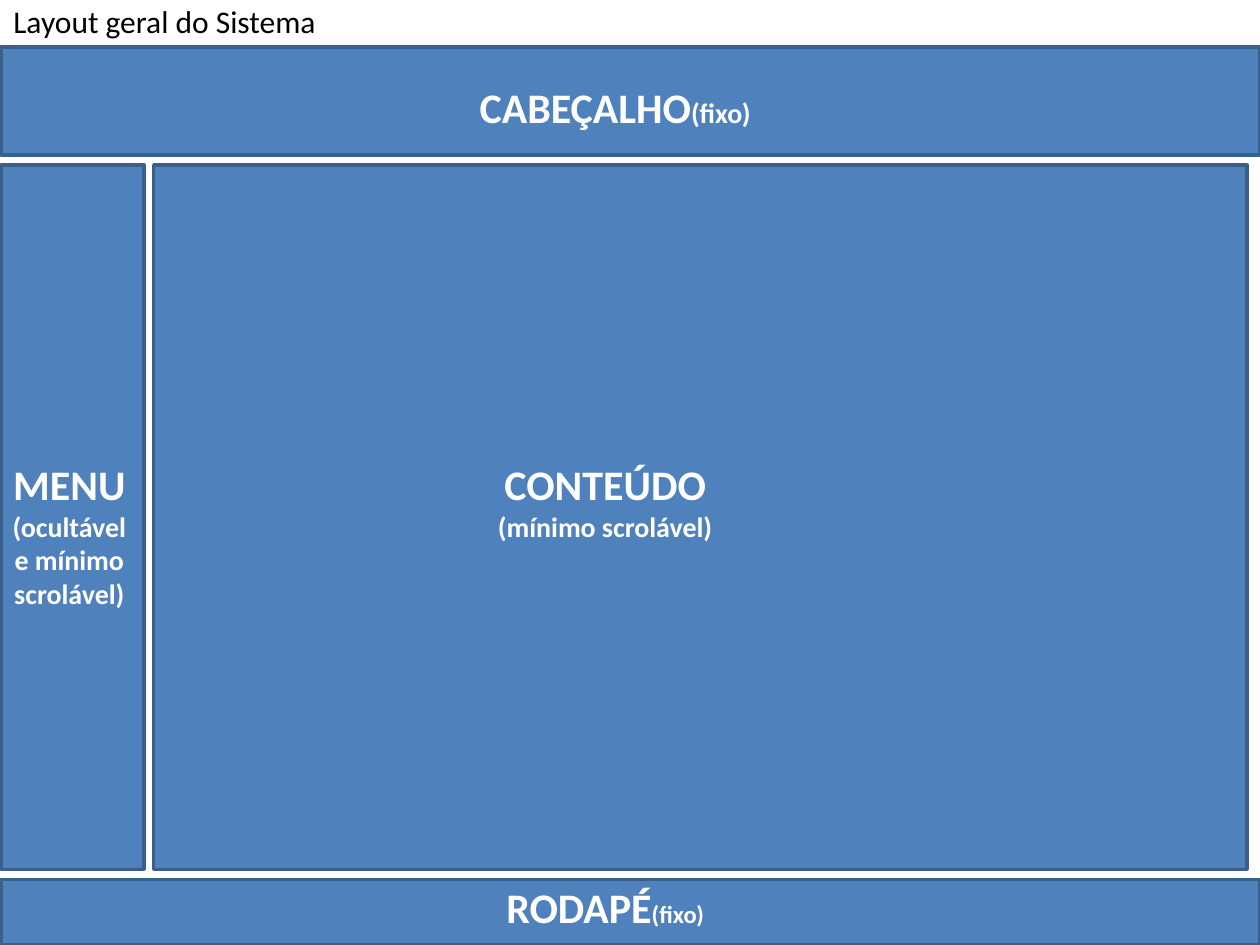
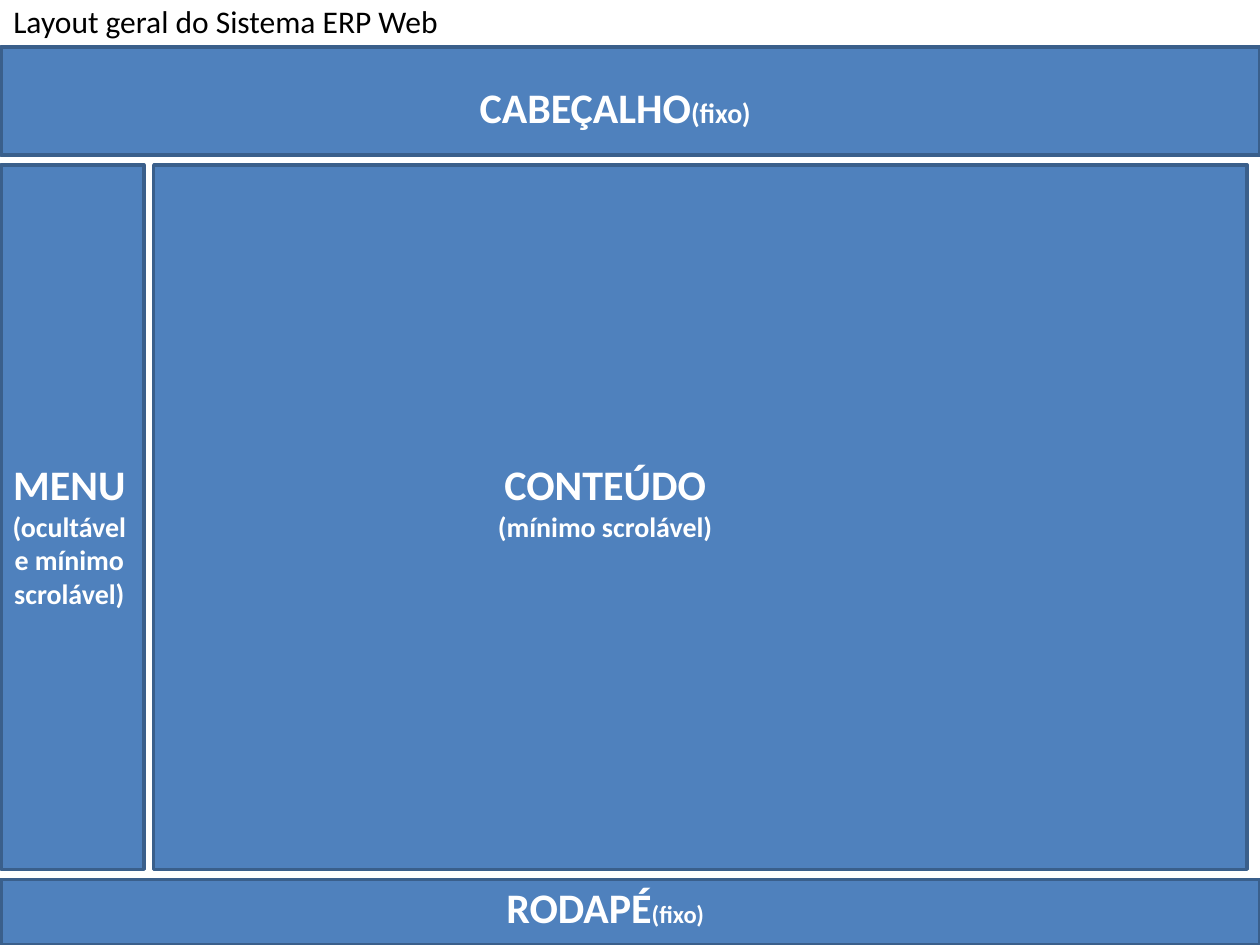
Before and after one commit to EsdrasSudario/UX, a slide deck: slide 4 of Projeto ERP WEB/Análise ERP WEB BioSistema.pptx (slide 3 before the commit). Drawn at 1260x945 pixels with LibreOffice and Linux fonts; fonts in the diff are those of the drawing. Boxes give left, top, right and bottom in pixels: in the first picture for what was removed or moved away, otherwise in the second. Text is boxed around its words. In the diff, an @@ line names an element or a change of style, - is before the commit and + after.

```diff
--- a/Projeto ERP WEB/Análise ERP WEB BioSistema.pptx
+++ b/Projeto ERP WEB/Análise ERP WEB BioSistema.pptx
@@ text at <box>13,11,437,39</box>: text changed @@
-Layout geral do Sistema
+Layout geral do Sistema ERP Web
```
Also in this commit, not shown: 1 other slide changed, 1 slide added, 2 other files.
